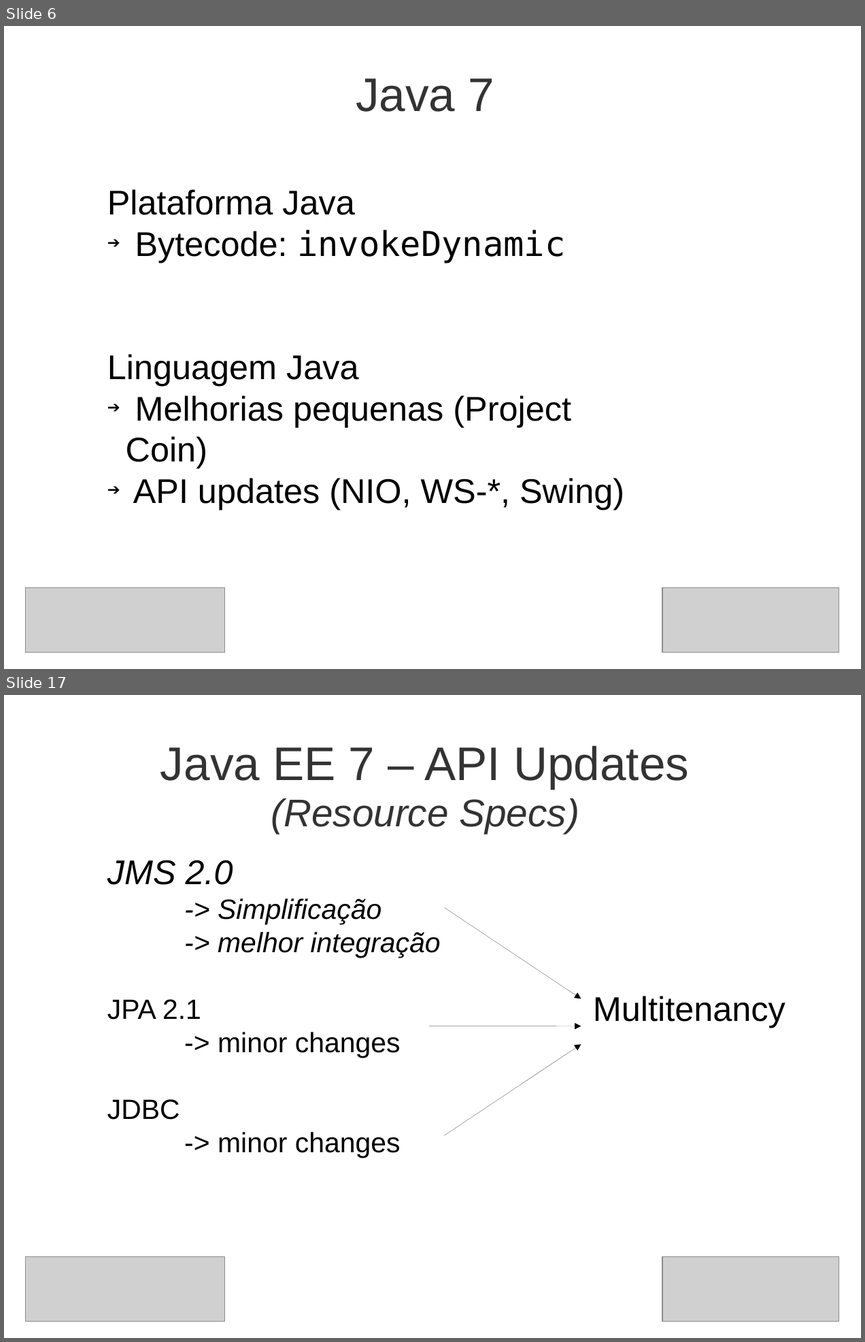
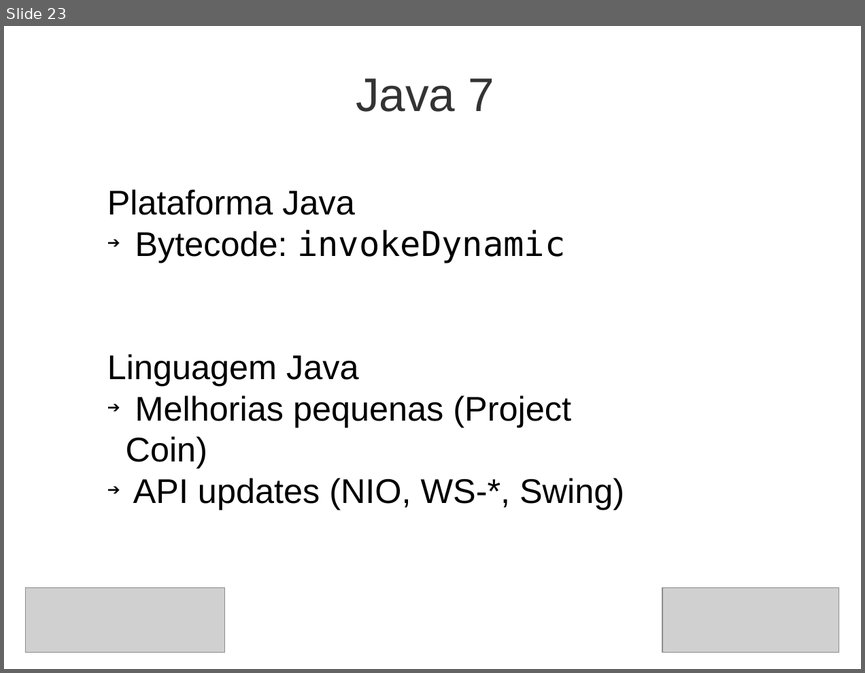
Before and after one commit to steppat/caelumday, a slide deck: caelumday2011.odp. Shown one above the other, each under a label of ours: slides 6 and 17 before the commit, slide 23 after it; the slides between them are not shown. The pictures are 865x1342 and 865x673 pixels, drawn with LibreOffice and Linux fonts; fonts in the diff are those of the drawing; grey boxes stand for pictures; background and template pictures are left out. Boxes give left, top, right and bottom in pixels: in the first picture for what was removed or moved away, otherwise in the second. Text is boxed around its words. In the diff, an @@ line names an element or a change of style, - is before the commit and + after.

```diff
--- a/caelumday2011.odp
+++ b/caelumday2011.odp
@@ slide 17 removed at (4,695,861,1338), background picture (left out) @@
@@ title removed at (160,745,689,833) @@
-Java EE 7 – API Updates
-(Resource Specs)
@@ text removed at (107,860,441,1158) @@
-JMS 2.0
--> Simplificação
--> melhor integração
-JPA 2.1
--> minor changes
-JDBC
--> minor changes
@@ arrow removed from (445, 908) to (581, 999) @@
@@ text removed at (593,996,785,1028) @@
-Multitenancy
@@ arrow removed from (429, 1026) to (581, 1026) @@
@@ arrow removed from (445, 1136) to (581, 1045) @@
@@ picture removed at (26,1257,225,1321) @@
@@ picture removed at (663,1257,839,1321) @@
@@ what was slide 6 is now slide 23 @@
```
Also in this commit, not shown: 14 slides changed, 24 slides added, 1 other slide removed, 16 other files.
